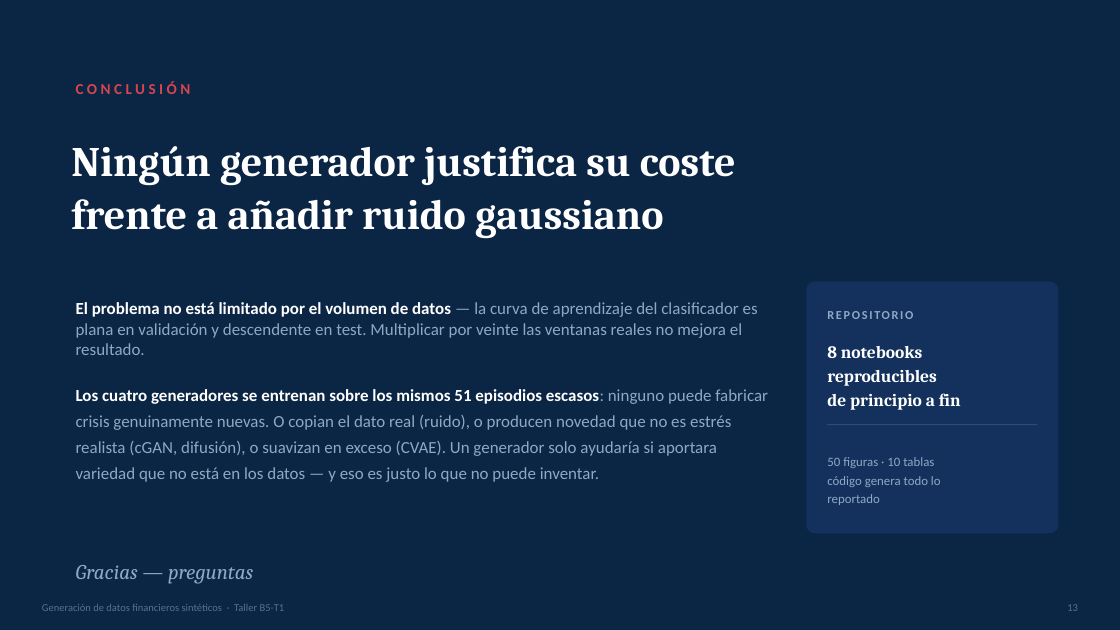
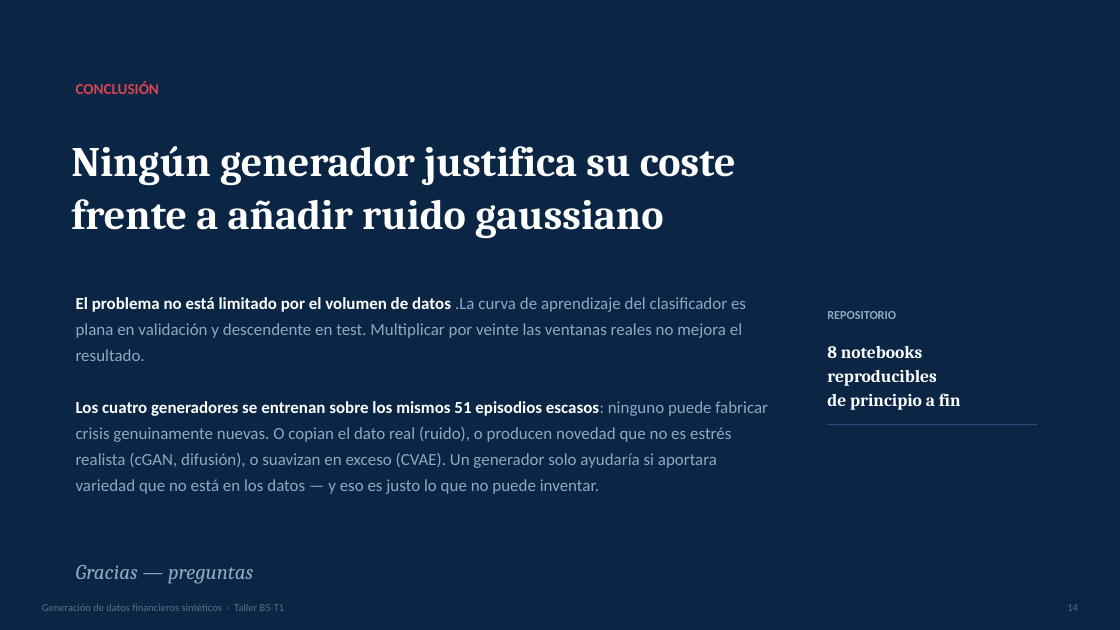
Before and after one commit to raulrodriguezlr/B5-T1, a slide deck: slide 14 of B5-T1_presentacion.pptx (slide 13 before the commit). Drawn at 1120x630 pixels with LibreOffice and Linux fonts; fonts in the diff are those of the drawing. Boxes give left, top, right and bottom in pixels: in the first picture for what was removed or moved away, otherwise in the second. Text is boxed around its words. In the diff, an @@ line names an element or a change of style, - is before the commit and + after.

Commit message:
mejoras presentaciones

```diff
--- a/B5-T1_presentacion.pptx
+++ b/B5-T1_presentacion.pptx
@@ text "CONCLUSIÓN" at <box>76,81,159,94</box>: letter spacing 3 to 0 pt @@
@@ text at <box>76,297,768,494</box>: text changed @@
-El problema no está limitado por el volumen de datos — la curva de aprendizaje del clasificador es plana en validación y descendente en test. Multiplicar por veinte las ventanas reales no mejora el resultado.
-Los cuatro generadores se entrenan sobre los mismos 51 episodios escasos: ninguno puede fabricar crisis genuinamente nuevas. O copian el dato real (ruido), o producen novedad que no es estrés realista (cGAN, difusión), o suavizan en exceso (CVAE). Un generador solo ayudaría si aportara variedad que no está en los datos — y eso es justo lo que no puede inventar.
+El problema no está limitado por el volumen de datos .La curva de aprendizaje del clasificador es plana en validación y descendente en test. Multiplicar por veinte las ventanas reales no mejora el resultado.
+Los cuatro generadores se entrenan sobre los mismos 51 episodios escasos: ninguno puede fabricar crisis genuinamente nuevas. O copian el dato real (ruido), o producen novedad que no es estrés realista (cGAN, difusión), o suavizan en exceso (CVAE). Un generador solo ayudaría si aportara variedad que no está en los datos — y eso es justo lo que no puede inventar.
@@ rounded rectangle removed at <box>807,281,1059,534</box> @@
@@ text "REPOSITORIO" at <box>827,311,896,319</box>: letter spacing 1.5 to 0 pt @@
@@ text removed at <box>827,457,941,505</box> @@
-50 figuras · 10 tablas
-código genera todo lo
-reportado
```
Also in this commit, not shown: 12 other slides changed, 1 slide added, 2 other files.
